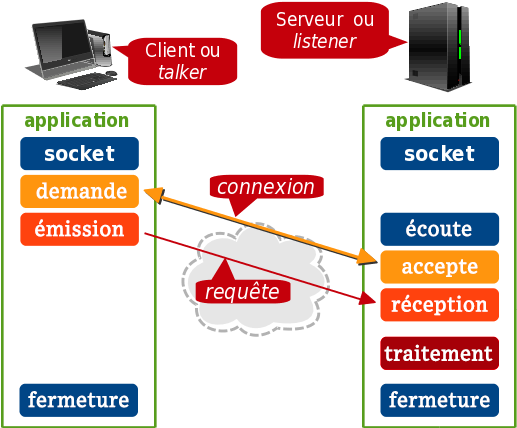
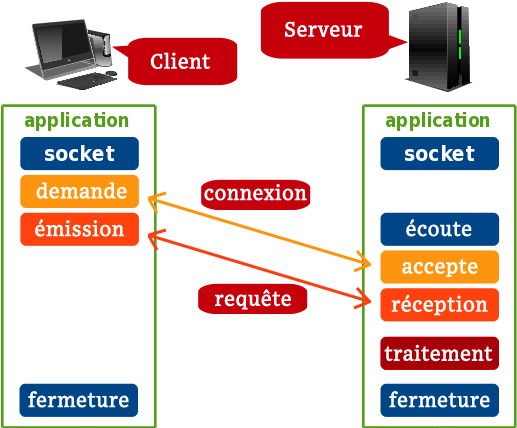
Comparing the layer stacks of the two 517px x 428px images. Changes:
added group "norm" with 10 layers over left=28, top=12, right=493, bottom=408
added layer "Layer 1 copy" in group "norm" over left=147, top=228, right=372, bottom=310
moved "Layer 1" into group "norm", painted on it over left=147, top=191, right=372, bottom=273
removed layer "accepte" over left=402, top=259, right=478, bottom=277
removed layer "écoute" over left=406, top=219, right=472, bottom=237
removed layer "traitement" over left=384, top=344, right=493, bottom=362
moved "Layer 3" into group "norm", painted on it over left=28, top=391, right=129, bottom=408
removed layer "demande" over left=36, top=182, right=127, bottom=199
removed layer "émission" over left=35, top=219, right=124, bottom=237
removed layer "Layer 0" over left=28, top=12, right=493, bottom=408
added layer "connexion" in group "norm" over left=204, top=184, right=307, bottom=201
added layer "requête" in group "norm" over left=215, top=289, right=291, bottom=310
added layer "Layer 2 copy" in group "norm" over left=196, top=274, right=316, bottom=335
moved "Layer 2" into group "norm", painted on it over left=199, top=174, right=493, bottom=362
removed layer "fermeture copy" over left=28, top=391, right=129, bottom=408
removed layer "fermeture" over left=389, top=391, right=490, bottom=408
added layer "Client" in group "norm" over left=150, top=52, right=211, bottom=69
added layer "Serveur" in group "norm" over left=285, top=21, right=363, bottom=37
moved "réception" into group "norm", painted on it over left=28, top=12, right=493, bottom=408
